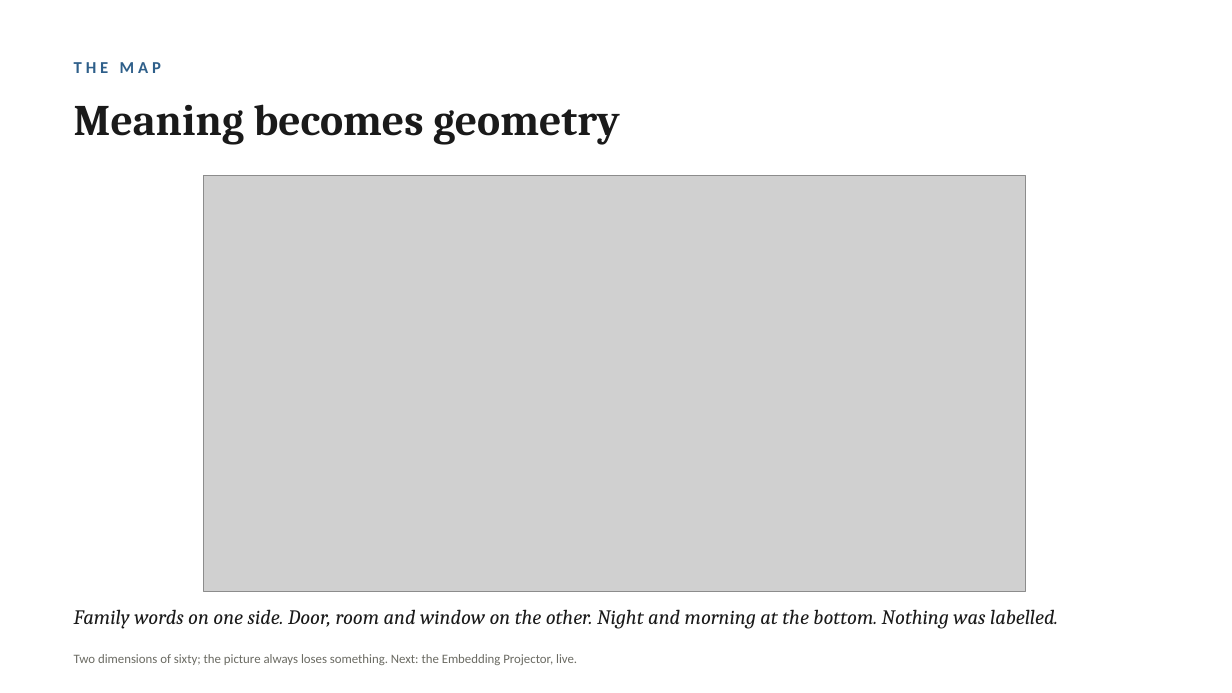
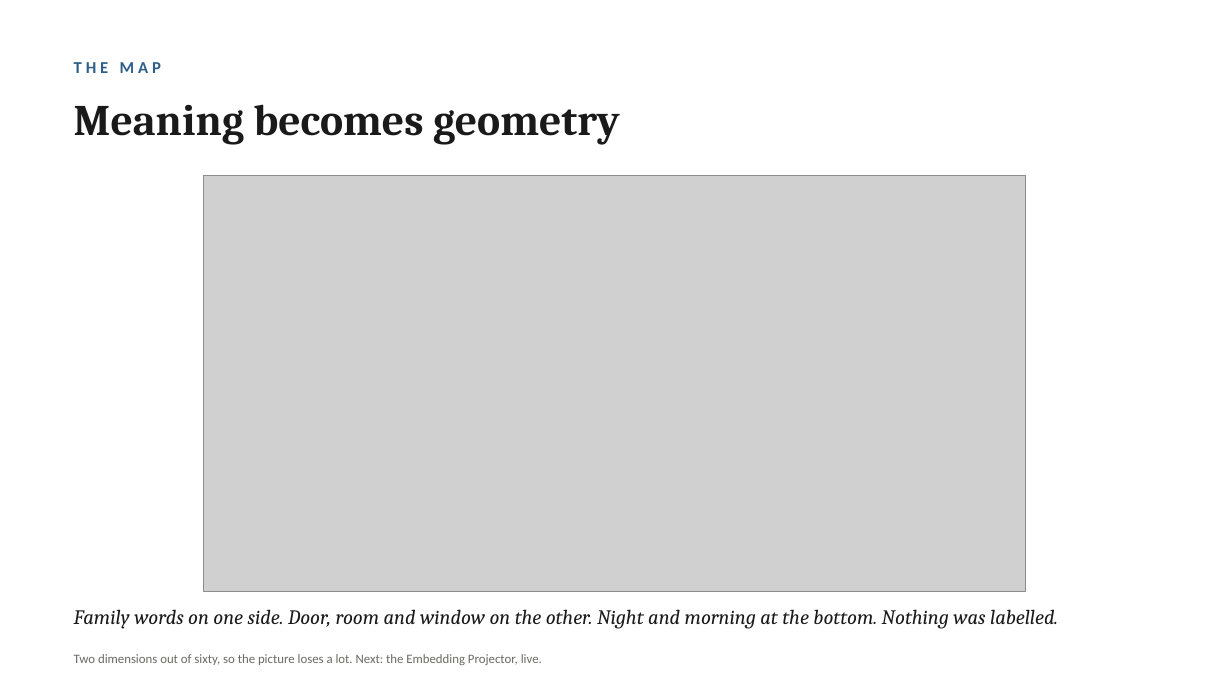
Before and after one commit to lucianli123/culture-as-data-2026, a slide deck: slide 17 of slides/week-04-lecture-draft.pptx. Drawn at 1232x693 pixels with LibreOffice and Linux fonts; fonts in the diff are those of the drawing; grey boxes stand for pictures. Boxes give left, top, right and bottom in pixels: in the first picture for what was removed or moved away, otherwise in the second. Text is boxed around its words. In the diff, an @@ line names an element or a change of style, - is before the commit and + after.

```diff
--- a/slides/week-04-lecture-draft.pptx
+++ b/slides/week-04-lecture-draft.pptx
@@ text at (74, 654, 542, 665): text changed @@
-Two dimensions of sixty; the picture always loses something. Next: the Embedding Projector, live.
+Two dimensions out of sixty, so the picture loses a lot. Next: the Embedding Projector, live.
```
Also in this commit, not shown: 9 other slides changed, 2 other files.
